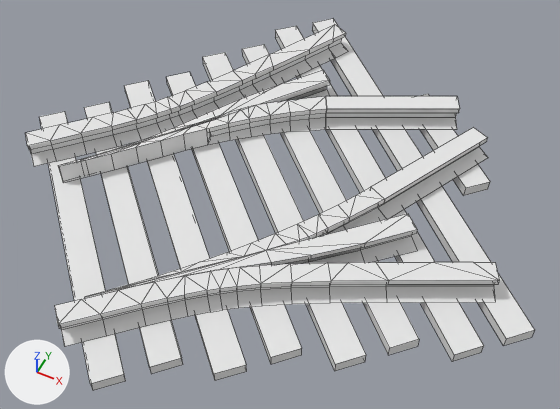
A saved change to the OBJ model models/advtrains_dtrack_s3_tieless_l_45.obj.
Before and after are seen from a 50 mm camera at (1.28, -1.89, 2.01) aimed at (0.26, 0.13, -0.52). The lights are fixed; the arrows at lower left show +X, +Y and +Z. Mesh edges are drawn as thin lines. Where no turn or scale is listed for an object, it has been applied to the vertices.

Objects in the first picture: 'dtrack_s3_blade_cr_cr_r_BezierCurve.018', 'dtrack_s3_blade_cr_st_l_BezierCurve.008', 'dtrack_s3_blade_st_cr_l_BezierCurve.016', 'dtrack_s3_blade_st_st_r_BezierCurve.021', 'dtrack_sy_45.frog.002_Cube.003', 'dtrack_sy_45.sleepers.002_Cube.005', 'dtrack_sy_45.stockrails_NurbsCurve.001'.
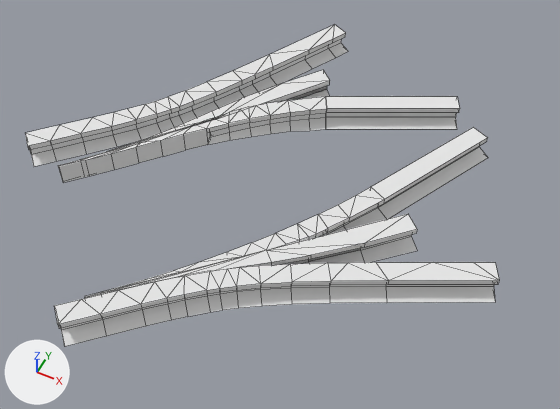
Pixel boxes [x1, y1, x2, y2] of what changed, in the pictures (560 x 409 px):
'dtrack_sy_45.sleepers.002_Cube.005', deleted
    before: [40, 19, 535, 390]

Patch to the scene script:
```diff
--- a/models/advtrains_dtrack_s3_tieless_l_45.obj.py
+++ b/models/advtrains_dtrack_s3_tieless_l_45.obj.py
@@ ob_dtrack_sy_45_sleepers_002_cube_005 @@
-ob_dtrack_sy_45_sleepers_002_cube_005 = bpy.data.objects.new('dtrack_sy_45.sleepers.002_Cube.005', me_dtrack_sy_45_sleepers_002_cube_005)
-ob_dtrack_sy_45_sleepers_002_cube_005.location = (0.0, 0.0, 0.0)
```
